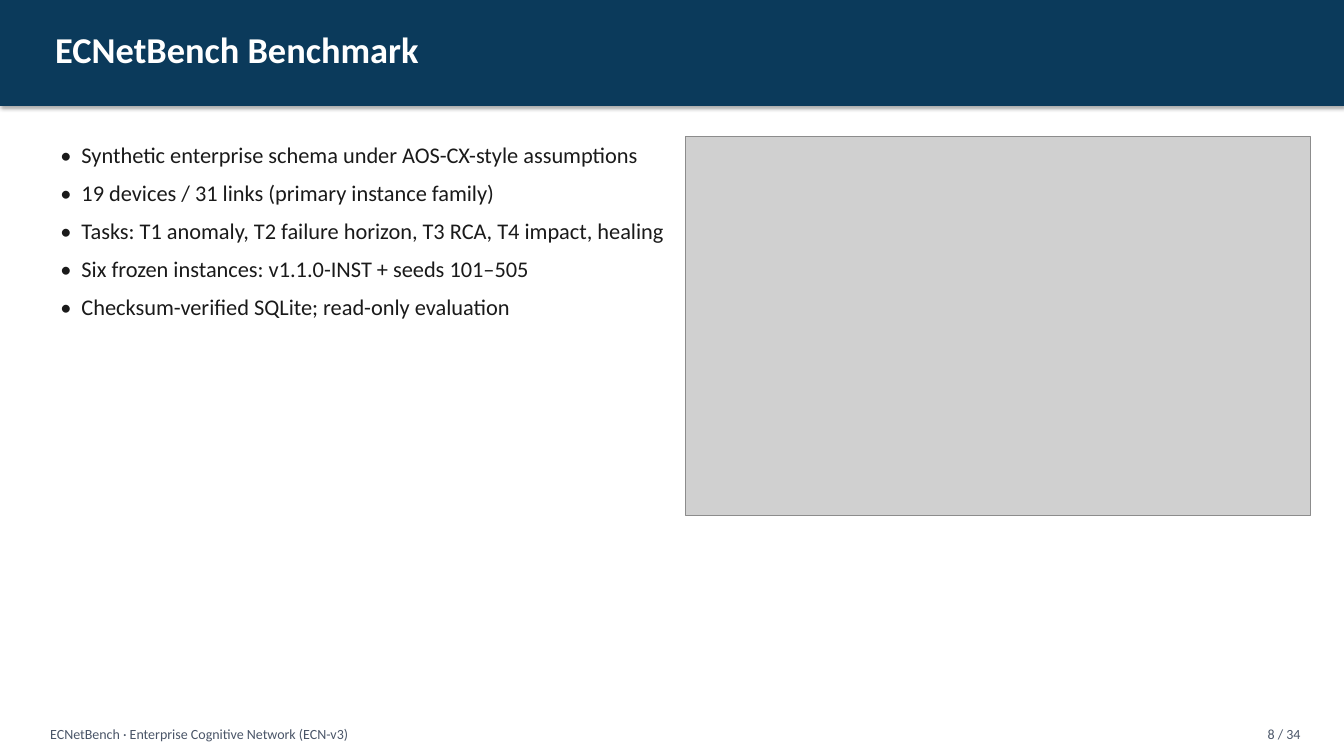
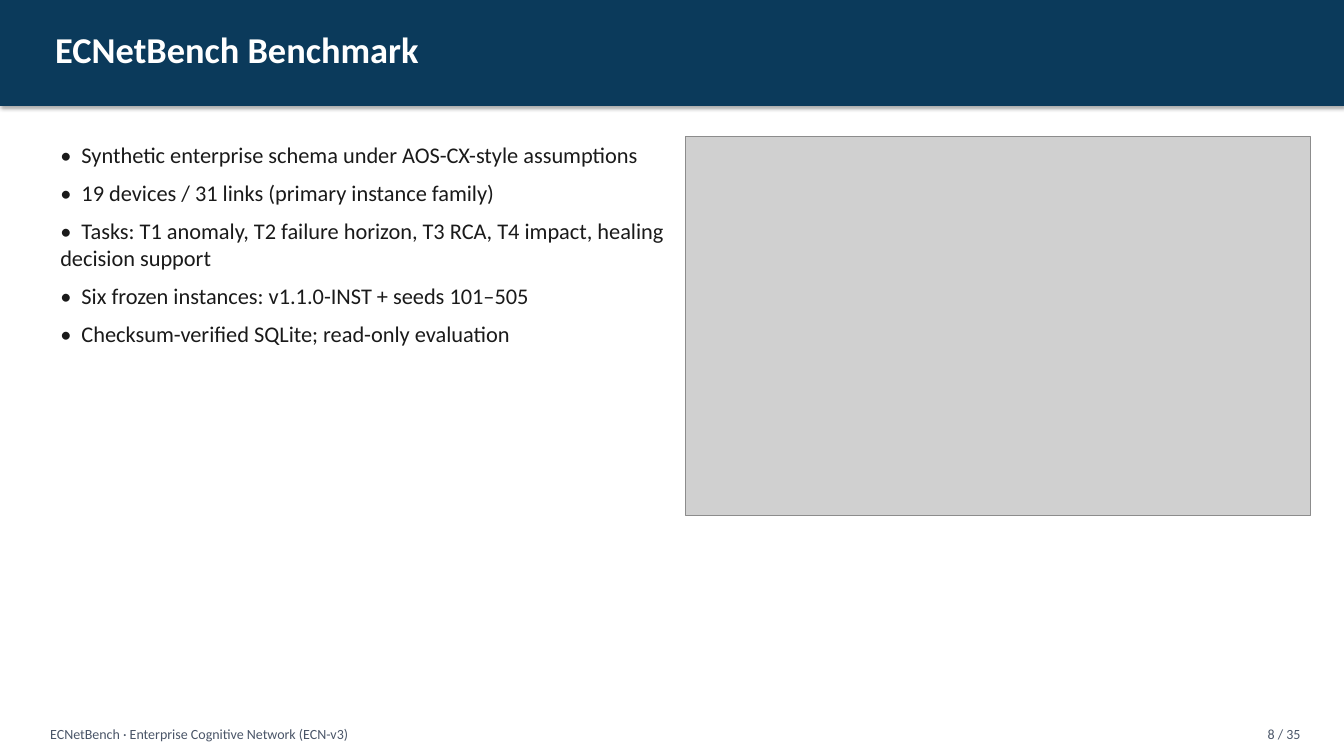
Before and after one commit to Audrey2023uh/Network-Multi-Agent, a slide deck: slide 8 of presentation/Network_Journal_Presentation.pptx. Drawn at 1344x756 pixels with LibreOffice and Linux fonts; fonts in the diff are those of the drawing; grey boxes stand for pictures. Boxes give left, top, right and bottom in pixels: in the first picture for what was removed or moved away, otherwise in the second. Text is boxed around its words. In the diff, an @@ line names an element or a change of style, - is before the commit and + after.

```diff
--- a/presentation/Network_Journal_Presentation.pptx
+++ b/presentation/Network_Journal_Presentation.pptx
@@ text at <box>60,223,663,270</box>: text changed @@
-• Tasks: T1 anomaly, T2 failure horizon, T3 RCA, T4 impact, healing
+• Tasks: T1 anomaly, T2 failure horizon, T3 RCA, T4 impact, healing decision support
@@ text at <box>1268,729,1300,739</box>: text changed @@
-8 / 34
+8 / 35
```
Also in this commit, not shown: 32 other slides changed, 1 slide added, 18 other files.
